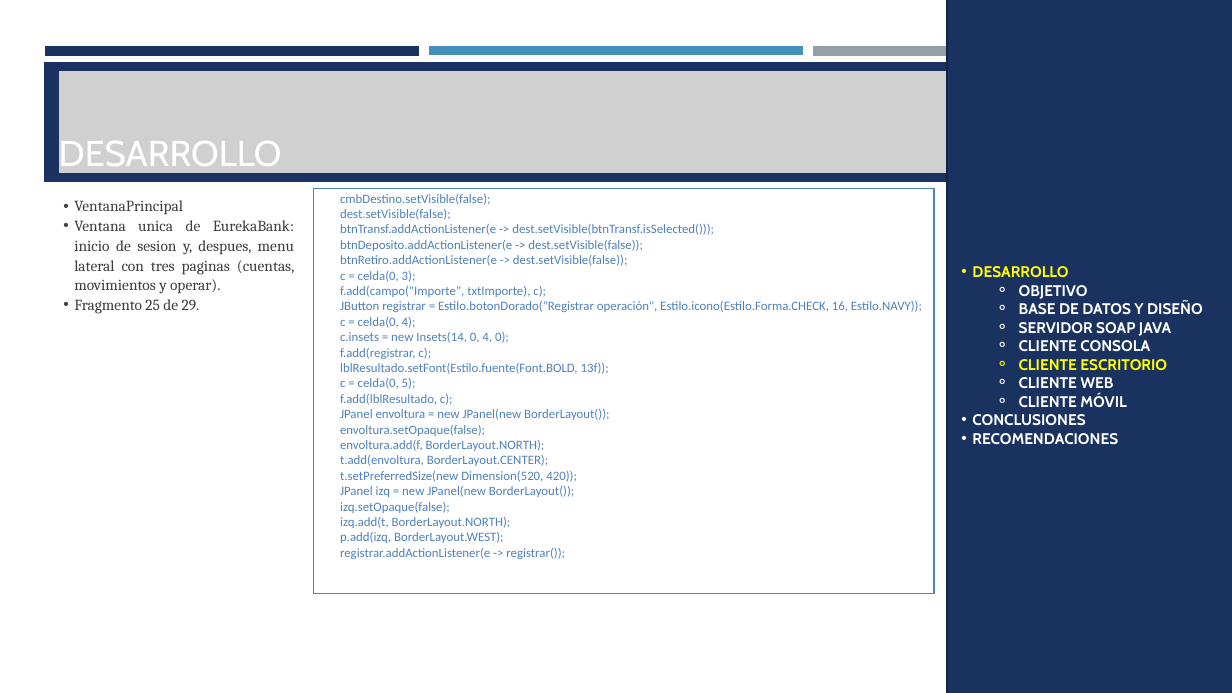
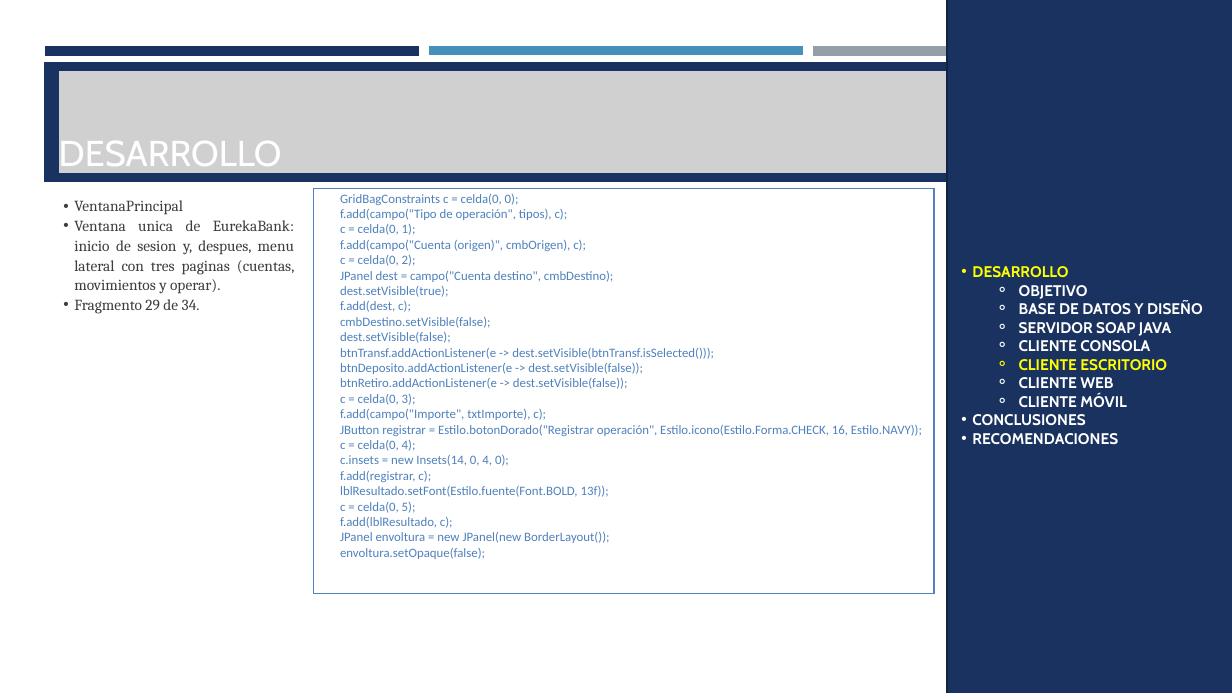
Before and after one commit to ldmoran/PAO202651_ARQSOFT_NRC36883, a slide deck: slide 101 of P1/TG1.1. PAO202651_SOAP_JAVA_EUREKABANK_NRC_36883_GR07/04. DOCUMENTACION/PRESENTACION TG1.1 EurekaBank SOAP Java con BDD LOCAL GR07.pptx (slide 97 before the commit). Drawn at 1232x693 pixels with LibreOffice and Linux fonts; fonts in the diff are those of the drawing; grey boxes stand for pictures. Boxes give left, top, right and bottom in pixels: in the first picture for what was removed or moved away, otherwise in the second. Text is boxed around its words. In the diff, an @@ line names an element or a change of style, - is before the commit and + after.

Commit message:
EurekaBank: login unificado (foto de Monster, campos con icono, boton azul) en escritorio, web y movil de TG1.1 y TG1.2; capturas y presentaciones actualizadas

```diff
--- a/P1/TG1.1. PAO202651_SOAP_JAVA_EUREKABANK_NRC_36883_GR07/04. DOCUMENTACION/PRESENTACION TG1.1 EurekaBank SOAP Java con BDD LOCAL GR07.pptx
+++ b/P1/TG1.1. PAO202651_SOAP_JAVA_EUREKABANK_NRC_36883_GR07/04. DOCUMENTACION/PRESENTACION TG1.1 EurekaBank SOAP Java con BDD LOCAL GR07.pptx
@@ text at (340,194,613,312): paragraphs added @@
+GridBagConstraints c = celda(0, 0);
+f.add(campo("Tipo de operación", tipos), c);
+c = celda(0, 1);
+f.add(campo("Cuenta (origen)", cmbOrigen), c);
+c = celda(0, 2);
+JPanel dest = campo("Cuenta destino", cmbDestino);
+dest.setVisible(true);
+f.add(dest, c);
@@ text at (74,299,200,314): text changed @@
-  • Fragmento 25 de 29.
+  • Fragmento 29 de 34.
@@ text at (340,440,577,559): paragraphs removed @@
-envoltura.add(f, BorderLayout.NORTH);
-t.add(envoltura, BorderLayout.CENTER);
-t.setPreferredSize(new Dimension(520, 420));
-JPanel izq = new JPanel(new BorderLayout());
-izq.setOpaque(false);
-izq.add(t, BorderLayout.NORTH);
-p.add(izq, BorderLayout.WEST);
-registrar.addActionListener(e -> registrar());
```
Also in this commit, not shown: 28 other slides changed, 5 slides added, 33 other files.
